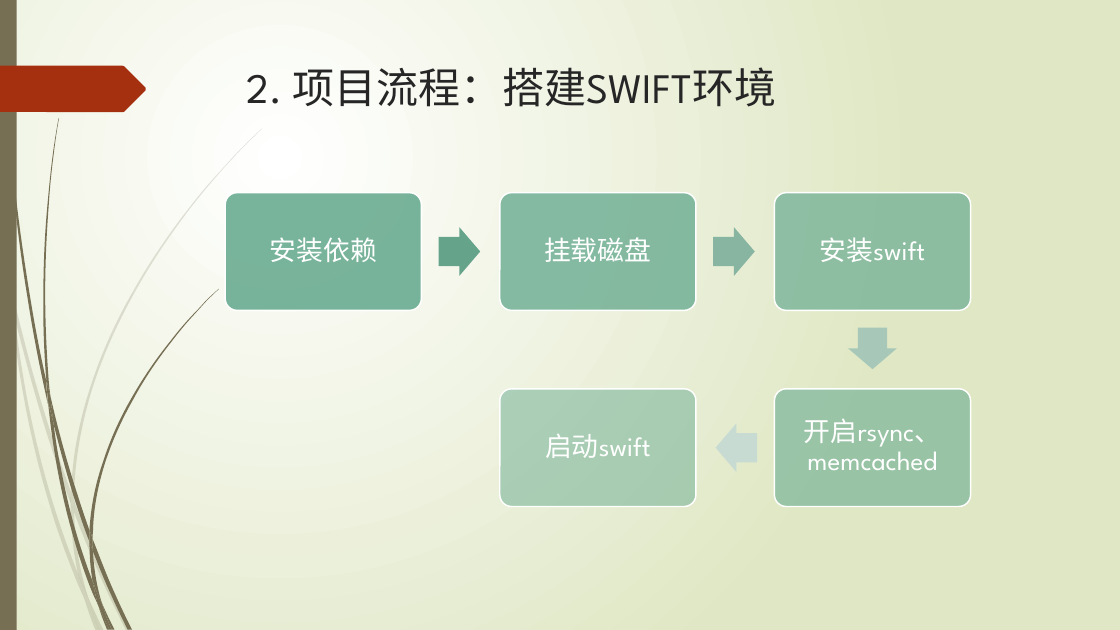
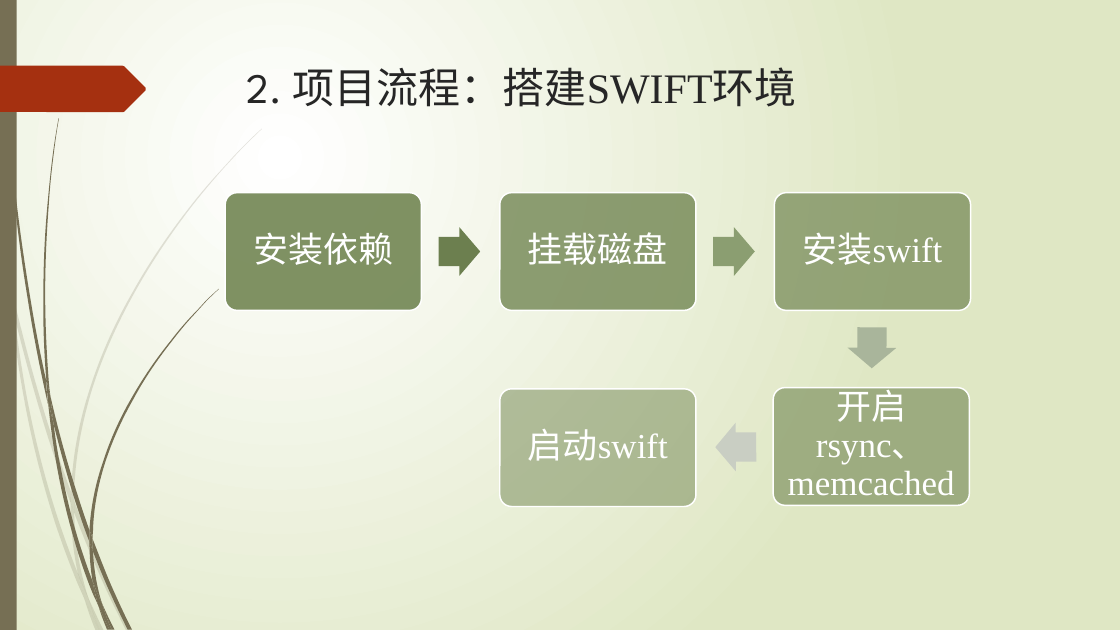
Before and after one commit to ys0232/SAIOinstall, a slide deck: slide 8 of 《海量对象文件存储》结题报告.pptx. Drawn at 1120x630 pixels with LibreOffice and Linux fonts; fonts in the diff are those of the drawing. Boxes give left, top, right and bottom in pixels: in the first picture for what was removed or moved away, otherwise in the second. Text is boxed around its words. In the diff, an @@ line names an element or a change of style, - is before the commit and + after.

```diff
--- a/《海量对象文件存储》结题报告.pptx
+++ b/《海量对象文件存储》结题报告.pptx
@@ title "2. 项目流程：搭建SWIFT环境" at [247, 67, 797, 107]: font League Spartan to Times New Roman in "项目流程：搭建SWIFT环境" @@
@@ rounded rectangle at [225, 192, 422, 310]: fill #6AAC91 at 90% opacity to #728653 at 90% opacity @@
@@ text "安装依赖" at [253, 232, 393, 265]: size 23 to 30 pt; more space between paragraphs @@
@@ rounded rectangle at [500, 192, 697, 310]: fill #6AAC91 at 80% opacity to #728653 at 80% opacity @@
@@ text "挂载磁盘" at [528, 232, 668, 265]: size 23 to 30 pt; more space between paragraphs @@
@@ rounded rectangle at [775, 192, 971, 310]: fill #6AAC91 at 70% opacity to #728653 at 70% opacity @@
@@ text "安装swift" at [802, 232, 942, 265]: size 23 to 30 pt; font League Spartan to Times New Roman in "安装swift"; more space between paragraphs @@
@@ right arrow at [439, 227, 481, 276]: fill #65A48B to #6D804F @@
@@ right arrow at [713, 227, 755, 276]: fill #87B6A2 to #8C9F71 @@
@@ right arrow at [848, 327, 897, 369]: fill #A8C8B9 to #AAB59C @@
@@ rounded rectangle at [500, 389, 697, 507]: fill #6AAC91 at 50% opacity to #728653 at 50% opacity @@
@@ rounded rectangle at [773, 387, 970, 505]: fill #6AAC91 at 60% opacity to #728653 at 60% opacity @@
@@ text "开启rsync、memcached" at [788, 384, 955, 496]: size 23 to 30 pt; font League Spartan to Times New Roman in "开启rsync、memcached"; more space between paragraphs @@
@@ text "启动swift" at [528, 429, 668, 461]: size 23 to 30 pt; font League Spartan to Times New Roman in "启动swift"; more space between paragraphs @@
@@ right arrow at [716, 423, 757, 471]: fill #C8DBD2 to #C9CFC3 @@
```
Also in this commit, not shown: 10 other slides changed, 2 slides added, 2 slides removed, 11 other files.
